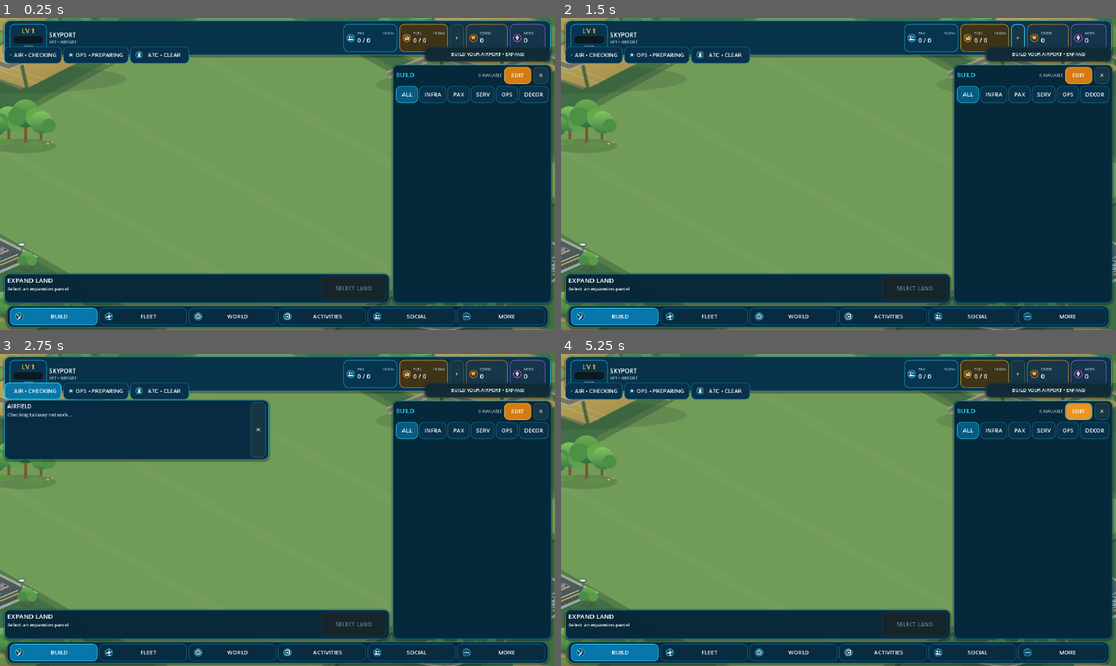
Above: before the commit, frames 1-4 (two rows, left to right).
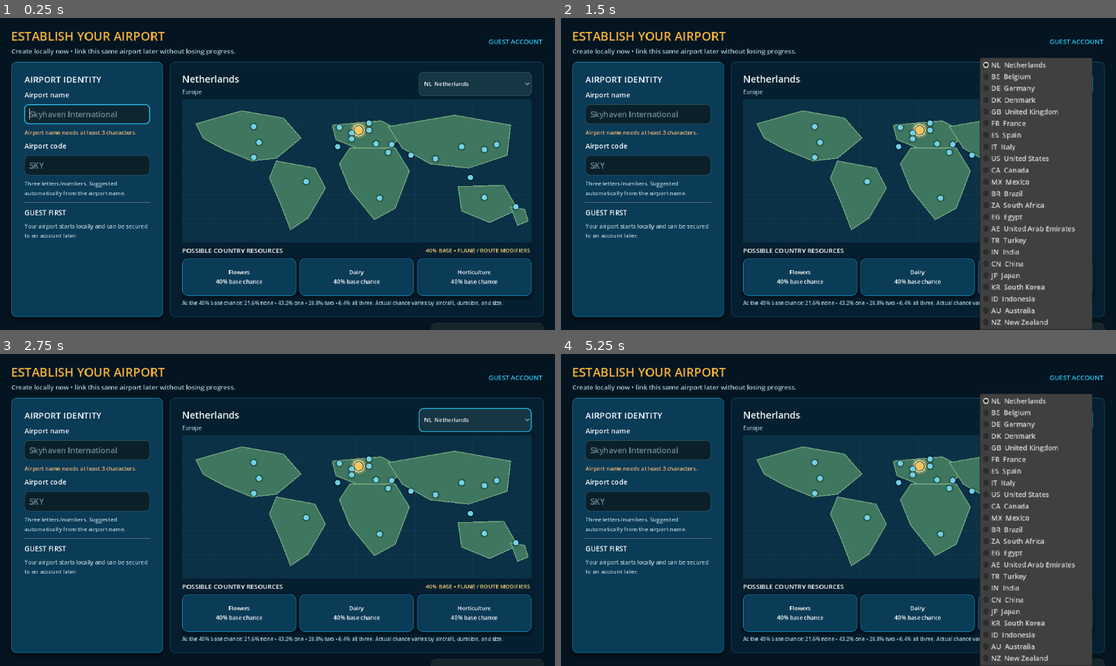
Above: after the commit, the same moments.

Repository: elroynbenjamins/SkyportOnline
Game: Godot game, scene res://src/main/Main.tscn
Same seed, same stepped clock (60 frames per second), same inputs: the game is played once before the commit and once after it.
Inputs (mouse positions are in pixels of both pictures, inside the frame that each line leads up to):
- Up to frame 1 (0.25 s): no input
- Up to frame 2 (1.5 s): click (1016, 36) at 0.5 s, where only the run before the commit has a clickable "+"; click (1038, 83) at 1.25 s, where only the run after the commit has a clickable "NL Netherlands"
- Up to frame 3 (2.75 s): click (33, 391) at 2 s, where only the run before the commit has a clickable "AIR • CHECKING"
- Up to frame 4 (5.25 s): click (655, 391) at 2.75 s, where only the run before the commit has a clickable "OPS • PREPARING"; click (721, 391) at 3.5 s, where only the run before the commit has a clickable "ATC • CLEAR"; click (821, 428) at 4.25 s, where only the run before the commit has a clickable "✕"; click (1077, 410) at 5 s, where only the run before the commit has a clickable "EDIT"

The runs differ from the first frame. In frame 1, 84% of the frame differs, in the area x 0-100%, y 0-100%; in frame 2, 93%; in frame 3, 78%; in frame 4, 93%.
Error before the commit: Parse Error: Preload file "res://src/build/PlacementGridV2.gd" does not exist. (res://src/world/AirportGrid.gd:5)

Commit message:
Fix Placement V2 preload paths

Diff:
--- a/src/world/AirportGrid.gd
+++ b/src/world/AirportGrid.gd
@@ -2,10 +2,10 @@
 extends Node2D
 
 const PlacementGridV2 := preload(
-	"res://src/build/PlacementGridV2.gd"
+	"res://src/build/BuildingPlacementGrid.gd"
 )
 const SpritePlacementV2 := preload(
-	"res://src/build/SpritePlacementV2.gd"
+	"res://src/build/BuildingSpritePlacement.gd"
 )
 
 signal parcel_selected(parcel_id: String, data: Dictionary)
